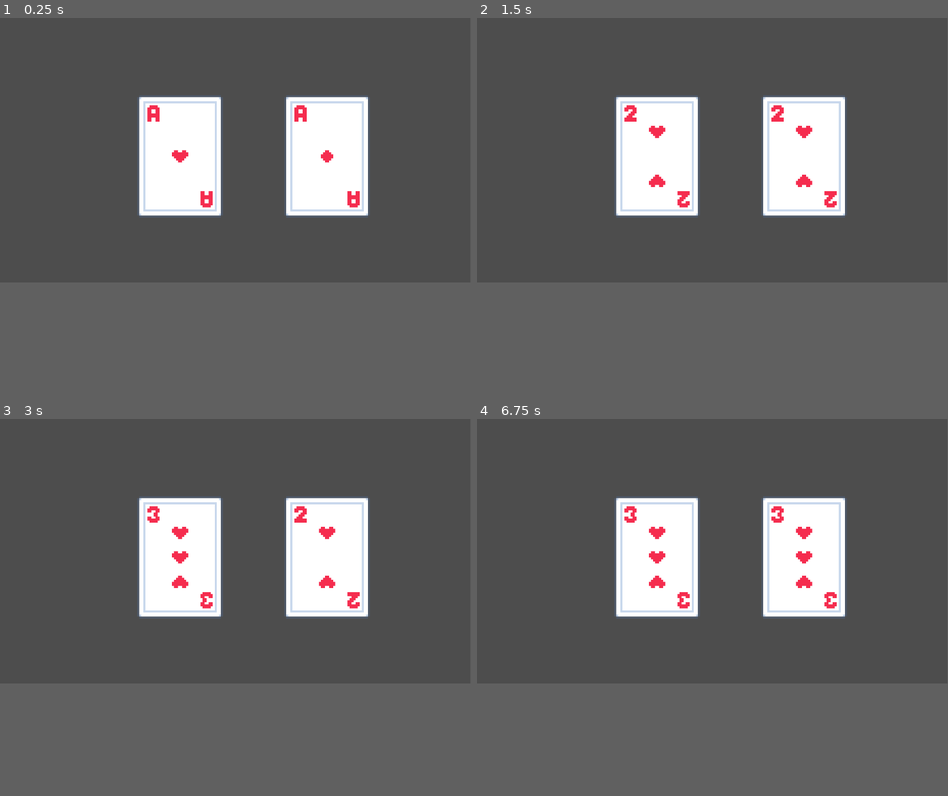
Above: before the commit, frames 1-4 (two rows, left to right).
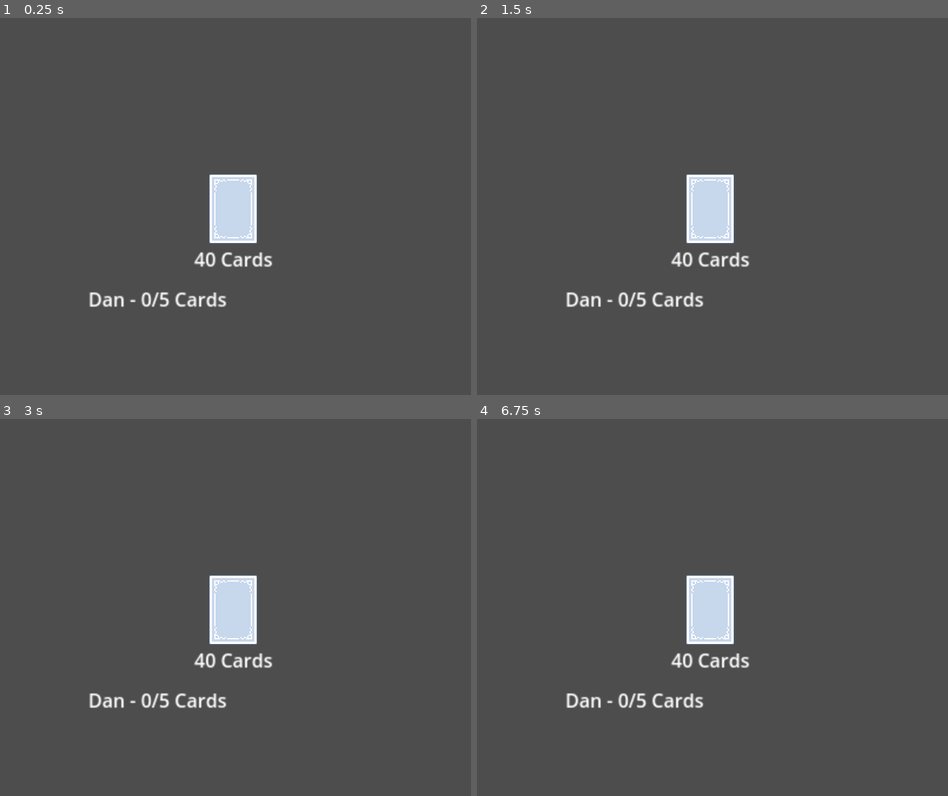
Above: after the commit, the same moments.

Repository: dtotheb/CardParty
Game: Godot game, scene res://CardParty.tscn
Same seed, same stepped clock (60 frames per second), same inputs: the game is played once before the commit and once after it.
Inputs (mouse positions are in pixels of both pictures, inside the frame that each line leads up to):
- Up to frame 1 (0.25 s): no input
- Up to frame 2 (1.5 s): tap Enter at 0.5 s; move the mouse to (655, 157) at 0.52 s; click (655, 157) at 0.67 s; tap Space at 1.25 s; move the mouse to (801, 157) at 1.27 s; click (801, 157) at 1.42 s
- Up to frame 3 (3 s): tap Enter at 2 s; move the mouse to (282, 494) at 2.02 s; click (282, 494) at 2.17 s; tap Space at 2.75 s; move the mouse to (211, 603) at 2.77 s; click (211, 603) at 2.92 s
- Up to frame 4 (6.75 s): tap Enter at 3.5 s; move the mouse to (853, 592) at 3.52 s; click (853, 592) at 3.67 s; tap Space at 4.25 s; move the mouse to (571, 513) at 4.27 s; click (571, 513) at 4.42 s; move the mouse to (736, 550) at 5.02 s; click (736, 550) at 5.17 s; move the mouse to (641, 486) at 5.77 s; click (641, 486) at 5.92 s; move the mouse to (816, 539) at 6.52 s; click (816, 539) at 6.67 s
In our replay, the window is 799x449 before the commit and 800x640 after it. These sizes can differ from the game's own. Grey fills any space a smaller window leaves; there, only what the larger window draws over its background counts as a difference.

The runs differ from the first frame. In frame 1, 14% of the frame differs, in the area x 19-79%, y 20-77%; in frame 2, 14%; in frame 3, 14%; in frame 4, 14%.

Commit message:
basic playerHands and support for two decks

Diff:
--- a/CardParty.tscn
+++ b/CardParty.tscn
@@ -1,18 +1,26 @@
-[gd_scene load_steps=3 format=3 uid="uid://bmxjcb1k5djtq"]
+[gd_scene load_steps=5 format=3 uid="uid://bmxjcb1k5djtq"]
 
 [ext_resource type="Script" path="res://CardParty.gd" id="1_l26ax"]
 [ext_resource type="PackedScene" uid="uid://brx724grmwr1u" path="res://playing_card.tscn" id="1_xj54v"]
+[ext_resource type="PackedScene" uid="uid://d1wgmausox6dx" path="res://deck.tscn" id="3_n463g"]
+[ext_resource type="PackedScene" uid="uid://1wnkajshlmtl" path="res://player_hand.tscn" id="4_t1rnd"]
 
 [node name="CardParty" type="Node2D"]
 script = ExtResource("1_l26ax")
 
 [node name="Camera2D" type="Camera2D" parent="."]
-position = Vector2(169, 97)
+position = Vector2(200, 200)
 zoom = Vector2(5, 5)
 
-[node name="PlayingCard" parent="." instance=ExtResource("1_xj54v")]
-position = Vector2(142, 100)
+[node name="Deck" parent="." instance=ExtResource("3_n463g")]
+position = Vector2(198, 202)
 
-[node name="PlayingCard2" parent="." instance=ExtResource("1_xj54v")]
-position = Vector2(214, 100)
-_CardFace = "Ad"
+[node name="PlayerHand" parent="." instance=ExtResource("4_t1rnd")]
+position = Vector2(74, 267)
+PlayerName = "Dan"
+CardStyle = ExtResource("1_xj54v")
+
+[node name="PlayerHand2" parent="." instance=ExtResource("4_t1rnd")]
+position = Vector2(65, 13)
+PlayerName = "AI"
+CardStyle = ExtResource("1_xj54v")
--- /dev/null
+++ b/cardDetails.gd
@@ -0,0 +1,104 @@
+extends Node
+
+class_name CardDetails
+
+func getCardFaceMap(deck:String="default"):
+
+	if deck == "default":
+		return {
+		"Ah": { "suit": "hearts", "frame": 0 },
+		"2h": { "suit": "hearts", "frame": 1 },
+		"3h": { "suit": "hearts", "frame": 2 },
+		"4h": { "suit": "hearts", "frame": 3 },
+		"5h": { "suit": "hearts", "frame": 4 },
+		"6h": { "suit": "hearts", "frame": 5 },
+		"7h": { "suit": "hearts", "frame": 6 },
+		"8h": { "suit": "hearts", "frame": 7 },
+		"9h": { "suit": "hearts", "frame": 8 },
+		"10h": { "suit": "hearts", "frame": 9 },
+		"Jh": { "suit": "hearts", "frame": 10 },
+		"Qh": { "suit": "hearts", "frame": 11 },
+		"Kh": { "suit": "hearts", "frame": 12 },
+		"Ac": { "suit": "clubs", "frame": 0 },
+		"2c": { "suit": "clubs", "frame": 1 },
+		"3c": { "suit": "clubs", "frame": 2 },
+		"4c": { "suit": "clubs", "frame": 3 },
+		"5c": { "suit": "clubs", "frame": 4 },
+		"6c": { "suit": "clubs", "frame": 5 },
+		"7c": { "suit": "clubs", "frame": 6 },
+		"8c": { "suit": "clubs", "frame": 7 },
+		"9c": { "suit": "clubs", "frame": 8 },
+		"10c": { "suit": "clubs", "frame": 9 },
+		"Jc": { "suit": "clubs", "frame": 10 },
+		"Qc": { "suit": "clubs", "frame": 11 },
+		"Kc": { "suit": "clubs", "frame": 12 },
+		"Ad": { "suit": "diamonds", "frame": 0 },
+		"2d": { "suit": "diamonds", "frame": 1 },
+		"3d": { "suit": "diamonds", "frame": 2 },
+		"4d": { "suit": "diamonds", "frame": 3 },
+		"5d": { "suit": "diamonds", "frame": 4 },
+		"6d": { "suit": "diamonds", "frame": 5 },
+		"7d": { "suit": "diamonds", "frame": 6 },
+		"8d": { "suit": "diamonds", "frame": 7 },
+		"9d": { "suit": "diamonds", "frame": 8 },
+		"10d": { "suit": "diamonds", "frame": 9 },
+		"Jd": { "suit": "diamonds", "frame": 10 },
+		"Qd": { "suit": "diamonds", "frame": 11 },
+		"Kd": { "suit": "diamonds", "frame": 12 },
+		"As": { "suit": "spades", "frame": 0 },
+		"2s": { "suit": "spades", "frame": 1 },
+		"3s": { "suit": "spades", "frame": 2 },
+		"4s": { "suit": "spades", "frame": 3 },
+		"5s": { "suit": "spades", "frame": 4 },
+		"6s": { "suit": "spades", "frame": 5 },
+		"7s": { "suit": "spades", "frame": 6 },
+		"8s": { "suit": "spades", "frame": 7 },
+		"9s": { "suit": "spades", "frame": 8 },
+		"10s": { "suit": "spades", "frame": 9 },
+		"Js": { "suit": "spades", "frame": 10 },
+		"Qs": { "suit": "spades", "frame": 11 },
+		"Ks": { "suit": "spades", "frame": 12 }
+	}
+	elif deck == "ancient":
+				return {
+		"Ah": { "suit": "hearts", "frame": 0 },
+		"2h": { "suit": "hearts", "frame": 1 },
+		"3h": { "suit": "hearts", "frame": 2 },
+		"4h": { "suit": "hearts", "frame": 3 },
+		"5h": { "suit": "hearts", "frame": 4 },
+		"6h": { "suit": "hearts", "frame": 5 },
+		"7h": { "suit": "hearts", "frame": 6 },
+		"8h": { "suit": "hearts", "frame": 7 },
+		"9h": { "suit": "hearts", "frame": 8 },
+		"10h": { "suit": "hearts", "frame": 9 },
+		"Ac": { "suit": "clubs", "frame": 0 },
+		"2c": { "suit": "clubs", "frame": 1 },
+		"3c": { "suit": "clubs", "frame": 2 },
+		"4c": { "suit": "clubs", "frame": 3 },
+		"5c": { "suit": "clubs", "frame": 4 },
+		"6c": { "suit": "clubs", "frame": 5 },
+		"7c": { "suit": "clubs", "frame": 6 },
+		"8c": { "suit": "clubs", "frame": 7 },
+		"9c": { "suit": "clubs", "frame": 8 },
+		"10c": { "suit": "clubs", "frame": 9 },
+		"Ad": { "suit": "diamonds", "frame": 0 },
+		"2d": { "suit": "diamonds", "frame": 1 },
+		"3d": { "suit": "diamonds", "frame": 2 },
+		"4d": { "suit": "diamonds", "frame": 3 },
+		"5d": { "suit": "diamonds", "frame": 4 },
+		"6d": { "suit": "diamonds", "frame": 5 },
+		"7d": { "suit": "diamonds", "frame": 6 },
+		"8d": { "suit": "diamonds", "frame": 7 },
+		"9d": { "suit": "diamonds", "frame": 8 },
+		"10d": { "suit": "diamonds", "frame": 9 },
+		"As": { "suit": "spades", "frame": 0 },
+		"2s": { "suit": "spades", "frame": 1 },
+		"3s": { "suit": "spades", "frame": 2 },
+		"4s": { "suit": "spades", "frame": 3 },
+		"5s": { "suit": "spades", "frame": 4 },
+		"6s": { "suit": "spades", "frame": 5 },
+		"7s": { "suit": "spades", "frame": 6 },
+		"8s": { "suit": "spades", "frame": 7 },
+		"9s": { "suit": "spades", "frame": 8 },
+		"10s": { "suit": "spades", "frame": 9 }
+	}
--- /dev/null
+++ b/deck.gd
@@ -0,0 +1,49 @@
+extends Node2D
+
+var Cards = []
+var CD = CardDetails.new()
+var CardFaceMap = CD.getCardFaceMap("ancient")
+
+
+# Called when the node enters the scene tree for the first time.
+func _ready():
+	generateDeck()
+
+
+func setDeckSizeLabel(count):
+	$Label.text = str(count) + " Cards"
+
+
+func generateDeck(shuffle=true):
+	Cards = []
+	for card in CardFaceMap.keys():
+			Cards.append(card)
+	setDeckSizeLabel(len(Cards))
+	if shuffle:
+		Cards.shuffle()
+
+func drawCard():
+	if len(Cards) > 0:
+		var topCard = Cards[0]
+		Cards.remove_at(0)
+		setDeckSizeLabel(len(Cards))
+		return topCard
+	else:
+		print("Deck is Empty!")
+		return null
+
+
+func on_click():
+	var newCard = drawCard()
+	print(newCard)
+
+# Called every frame. 'delta' is the elapsed time since the previous frame.
+func _process(_delta):
+	pass
+
+
+func setCards(cardList):
+	Cards = cardList
+
+func get_CardCount():
+	return len(Cards)
--- /dev/null
+++ b/deck.tscn
@@ -0,0 +1,48 @@
+[gd_scene load_steps=7 format=3 uid="uid://d1wgmausox6dx"]
+
+[ext_resource type="Script" path="res://deck.gd" id="1_ah6ao"]
+[ext_resource type="Texture2D" uid="uid://srt4n23oivwa" path="res://art/Tilesheet/cardsLarge_tilemap_packed.png" id="1_mqxqb"]
+
+[sub_resource type="AtlasTexture" id="AtlasTexture_macua"]
+atlas = ExtResource("1_mqxqb")
+region = Rect2(832, 64, 64, 64)
+
+[sub_resource type="AtlasTexture" id="AtlasTexture_0iryl"]
+atlas = ExtResource("1_mqxqb")
+region = Rect2(832, 0, 64, 64)
+
+[sub_resource type="SpriteFrames" id="SpriteFrames_mk5p0"]
+animations = [{
+"frames": [{
+"duration": 1.0,
+"texture": SubResource("AtlasTexture_macua")
+}, {
+"duration": 1.0,
+"texture": SubResource("AtlasTexture_0iryl")
+}],
+"loop": true,
+"name": &"default",
+"speed": 5.0
+}]
+
+[sub_resource type="RectangleShape2D" id="RectangleShape2D_yftud"]
+size = Vector2(40, 58)
+
+[node name="Deck" type="Node2D"]
+script = ExtResource("1_ah6ao")
+
+[node name="AnimatedSprite2D" type="AnimatedSprite2D" parent="."]
+texture_filter = 1
+sprite_frames = SubResource("SpriteFrames_mk5p0")
+
+[node name="Area2D" type="Area2D" parent="."]
+
+[node name="CollisionShape2D" type="CollisionShape2D" parent="Area2D"]
+shape = SubResource("RectangleShape2D_yftud")
+
+[node name="Label" type="Label" parent="."]
+offset_left = -33.0
+offset_top = 31.0
+offset_right = 34.0
+offset_bottom = 54.0
+text = "52 Cards"
--- /dev/null
+++ b/player_hand.gd
@@ -0,0 +1,42 @@
+extends Node2D
+
+var cardWidth = Vector2(50,0)
+@export var PlayerName:String = "Player1"
+@export var MaxHandSize : int = 5
+@export var CardStyle:PackedScene
+var Cards = []
+
+
+# Called when the node enters the scene tree for the first time.
+func _ready():
+	setPlayerLabel()
+	drawCardsInHand()
+
+
+# Called every frame. 'delta' is the elapsed time since the previous frame.
+func _process(delta):
+	pass
+
+func drawCardsInHand():
+
+	for child in $MyCards.get_children():
+		child.queue_free()
+
+	var HandSize = len(Cards)
+	var curCard = 0
+	for card in Cards:
+		var newCard = CardStyle.instantiate()
+		newCard._CardFace = card
+		newCard.position = $MyCards.position + (cardWidth * curCard )
+		$MyCards.add_child(newCard)
+		curCard += 1
+
+
+func setPlayerLabel():
+	$PlayerLabel.text = PlayerName + " - " + str(len(Cards)) + "/" + str(MaxHandSize) + " Cards"
+
+
+func addCard(cardVal):
+	Cards.append(cardVal)
+	setPlayerLabel()
+	drawCardsInHand()
--- /dev/null
+++ b/player_hand.tscn
@@ -0,0 +1,15 @@
+[gd_scene load_steps=2 format=3 uid="uid://1wnkajshlmtl"]
+
+[ext_resource type="Script" path="res://player_hand.gd" id="1_pf5ab"]
+
+[node name="PlayerHand" type="Node2D"]
+script = ExtResource("1_pf5ab")
+
+[node name="PlayerLabel" type="Label" parent="."]
+offset_left = 1.0
+offset_right = 130.0
+offset_bottom = 23.0
+text = "Player1 - 0 Cards"
+
+[node name="MyCards" type="Node2D" parent="."]
+position = Vector2(34, 43)
--- a/playing_card.gd
+++ b/playing_card.gd
@@ -1,64 +1,15 @@
 extends Node2D
 
-var CardFaceMap = {
-	"Ah": { "suit": "hearts", "frame": 0 },
-	"2h": { "suit": "hearts", "frame": 1 },
-	"3h": { "suit": "hearts", "frame": 2 },
-	"4h": { "suit": "hearts", "frame": 3 },
-	"5h": { "suit": "hearts", "frame": 4 },
-	"6h": { "suit": "hearts", "frame": 5 },
-	"7h": { "suit": "hearts", "frame": 6 },
-	"8h": { "suit": "hearts", "frame": 7 },
-	"9h": { "suit": "hearts", "frame": 8 },
-	"10h": { "suit": "hearts", "frame": 9 },
-	"Jh": { "suit": "hearts", "frame": 10 },
-	"Qh": { "suit": "hearts", "frame": 11 },
-	"Kh": { "suit": "hearts", "frame": 12 },
-	"Ac": { "suit": "clubs", "frame": 0 },
-	"2c": { "suit": "clubs", "frame": 1 },
-	"3c": { "suit": "clubs", "frame": 2 },
-	"4c": { "suit": "clubs", "frame": 3 },
-	"5c": { "suit": "clubs", "frame": 4 },
-	"6c": { "suit": "clubs", "frame": 5 },
-	"7c": { "suit": "clubs", "frame": 6 },
-	"8c": { "suit": "clubs", "frame": 7 },
-	"9c": { "suit": "clubs", "frame": 8 },
-	"10c": { "suit": "clubs", "frame": 9 },
-	"Jc": { "suit": "clubs", "frame": 10 },
-	"Qc": { "suit": "clubs", "frame": 11 },
-	"Kc": { "suit": "clubs", "frame": 12 },
-	"Ad": { "suit": "diamonds", "frame": 0 },
-	"2d": { "suit": "diamonds", "frame": 1 },
-	"3d": { "suit": "diamonds", "frame": 2 },
-	"4d": { "suit": "diamonds", "frame": 3 },
-	"5d": { "suit": "diamonds", "frame": 4 },
-	"6d": { "suit": "diamonds", "frame": 5 },
-	"7d": { "suit": "diamonds", "frame": 6 },
-	"8d": { "suit": "diamonds", "frame": 7 },
-	"9d": { "suit": "diamonds", "frame": 8 },
-	"10d": { "suit": "diamonds", "frame": 9 },
-	"Jd": { "suit": "diamonds", "frame": 10 },
-	"Qd": { "suit": "diamonds", "frame": 11 },
-	"Kd": { "suit": "diamonds", "frame": 12 },
-	"As": { "suit": "spades", "frame": 0 },
-	"2s": { "suit": "spades", "frame": 1 },
-	"3s": { "suit": "spades", "frame": 2 },
-	"4s": { "suit": "spades", "frame": 3 },
-	"5s": { "suit": "spades", "frame": 4 },
-	"6s": { "suit": "spades", "frame": 5 },
-	"7s": { "suit": "spades", "frame": 6 },
-	"8s": { "suit": "spades", "frame": 7 },
-	"9s": { "suit": "spades", "frame": 8 },
-	"10s": { "suit": "spades", "frame": 9 },
-	"Js": { "suit": "spades", "frame": 10 },
-	"Qs": { "suit": "spades", "frame": 11 },
-	"Ks": { "suit": "spades", "frame": 12 }
-}
 
+#load the cardFaceDetails and default to the first card in that dictonary
+var CD = CardDetails.new()
+var CardFaceMap = CD.getCardFaceMap()
+var curCard = 0
 
-@export var _CardFace:String = "Ah"
+@export var _CardFace:String = CardFaceMap.keys()[curCard]
 @export var FaceUp:bool = true
-var curCard = 0
+
+var selected:bool = false
 
 
 
@@ -95,7 +46,9 @@
 
 # Called every frame. 'delta' is the elapsed time since the previous frame.
 func _process(delta):
-	pass
+	if selected:
+		self.position = get_global_mouse_position()
+		print(self.position)
 
 
 func nextCard():
@@ -106,10 +59,16 @@
 		curCard = 0
 		setCardFace(CardFaceMap.keys()[curCard])
 
-
+"""
 func _on_area_2d_input_event(viewport, event, shape_idx):
 	if event is InputEventMouseButton:
 		if event.button_index == MOUSE_BUTTON_RIGHT and event.pressed:
 			flipCard()
 		if event.button_index == MOUSE_BUTTON_LEFT and event.pressed:
-			nextCard()
+			selected = !selected
+
+func _unhandled_input(event):
+	if event is InputEventMouseButton:
+		if event.button_index == MOUSE_BUTTON_LEFT and event.pressed:
+			selected = false
+"""
--- a/project.godot
+++ b/project.godot
@@ -14,3 +14,8 @@
 run/main_scene="res://CardParty.tscn"
 config/features=PackedStringArray("4.2", "Forward Plus")
 config/icon="res://icon.svg"
+
+[display]
+
+window/size/viewport_width=2000
+window/size/viewport_height=2000
